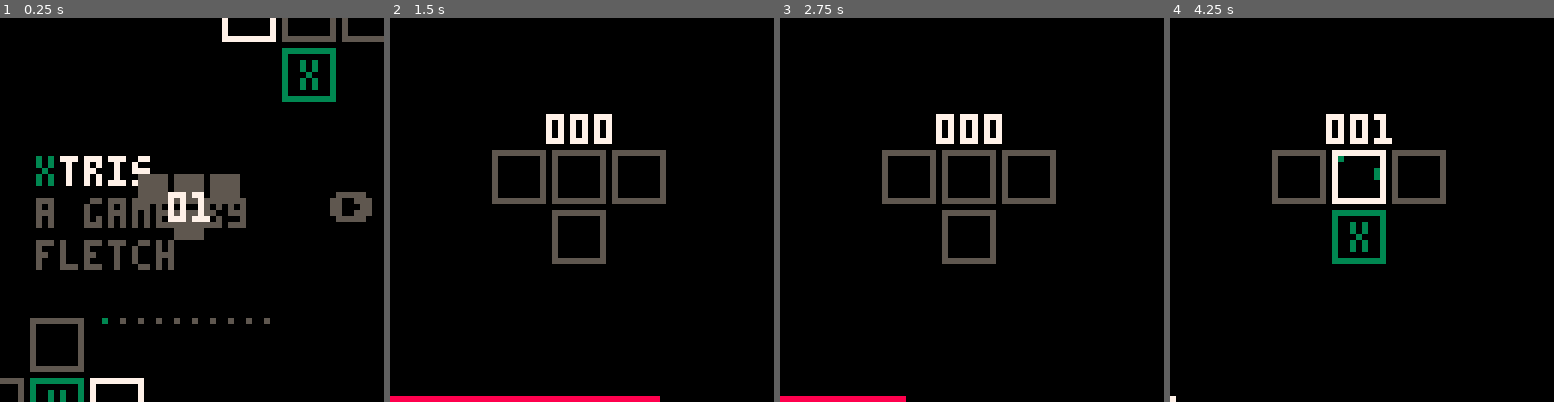
Above: before the commit, frames 1-4 (left to right).
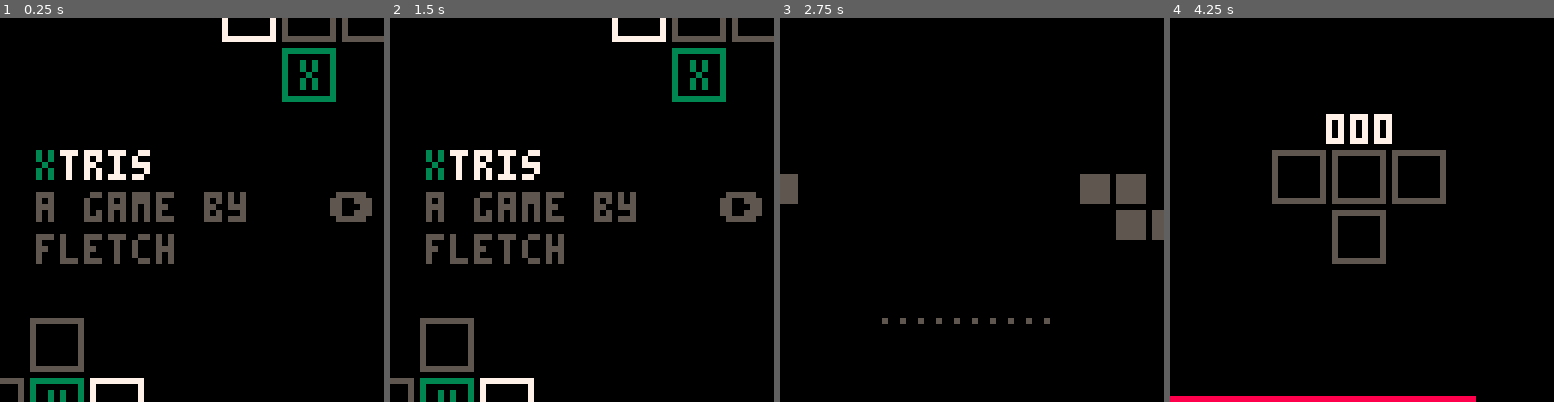
Above: after the commit, the same moments.

Repository: fletchmakes/xtris
Game: PICO-8 cartridge xtris.p8
The game is run twice, just before and just after one commit, with the same random seed, the same clock (stepped at 60 frames per second) and the same inputs.
Inputs:
- Up to frame 1 (0.25 s): no input
- Up to frame 2 (1.5 s): tap X (X key) at 0.33, 1.07 s; tap O (Z key) at 0.7 s
- Up to frame 3 (2.75 s): hold Right 1.6-2.1 s; tap O (Z key) at 1.7, 2.1, 2.5 s; tap X (X key) at 1.85 s; hold Up 2.15-2.42 s; hold Right from 2.47 s (still down)
- Up to frame 4 (4.25 s): tap O (Z key) every 0.4 s from 2.9 to 4.1 s; tap X (X key) at 2.97, 4.08 s; release Right at 3.03 s; hold Left 3.08-3.58 s; hold Down 3.63-3.97 s; hold Right from 4.02 s (still down)

The runs differ from the first frame. In frame 1, 6.2% of the frame differs, in the area x 9-71%, y 34-80%; in frame 2, 13%, in the area x 0-100%, y 0-100%; in frame 3, 7.2%; in frame 4, 3.3%.

Commit message:
start on sfx

Diff:
--- a/xtris.p8
+++ b/xtris.p8
@@ -20,6 +20,18 @@
 
 GAME_STATE = "MENU"
 
+-- key mapping
+k_left = 0
+k_right = 1
+k_up = 2
+k_down = 3
+k_confirm = 4
+
+-- sound mapping
+s_button = 0
+s_goal = 1
+s_confirm =2
+
 -->8
 -- lifecycle functions
 function _init()
@@ -62,13 +74,13 @@
     if (menu == nil) then
         -- initialize the menu
         menu = {}
-        menu.hovered_level = 1
-        menu.offset = 0 -- set this to 64 so we can display the title screen first
+        menu.hovered_level = 0
+        menu.offset = 0
         menu.transitioning = false
         menu.layout = {}
 
         for idx=1,#levels do
-            local top_left_x = 32 - ((levels[idx].cols * 6) / 2) + ((idx-1) * 64)
+            local top_left_x = 32 - ((levels[idx].cols * 6) / 2) + (idx * 64)
             local top_left_y = 32 - ((levels[idx].rows * 6) / 2)
 
             for tile_idx,tile in ipairs(levels[idx].tiles) do
@@ -85,13 +97,15 @@
     end
 
     if (not menu.transitioning) then
-        if (btnp(0) and menu.hovered_level > 0) then
+        if (btnp(k_left) and menu.hovered_level > 0) then
+            sfx(s_button)
             menu.transitioning = true
             easeManager.ease(menu, "offset", menu.offset, menu.offset - 64, 15, function()
                 menu.hovered_level -=1
                 menu.transitioning = false
             end)
-        elseif (btnp(1) and menu.hovered_level < #levels) then
+        elseif (btnp(k_right) and menu.hovered_level < #levels) then
+            sfx(s_button)
             menu.transitioning = true
             easeManager.ease(menu, "offset", menu.offset, menu.offset + 64, 15, function()
                 menu.hovered_level +=1
@@ -99,7 +113,8 @@
             end)
         end
 
-        if (btnp(4)) then
+        if (btnp(k_confirm) and menu.hovered_level > 0) then
+            sfx(s_confirm)
             load_level(levels[menu.hovered_level])
             GAME_STATE = "LOADING"
         end
@@ -110,7 +125,7 @@
     cls(0)
 
     -- draw the title screen
-    spr(0 - menu.offset, 0, 0, 8, 8)
+    spr(0, 0 - menu.offset, 0, 8, 8)
 
     -- draw the tiles
     for idx,tile in ipairs(menu.layout) do
@@ -121,28 +136,34 @@
         end
     end
 
-    -- lil dots to indicate which page we are on
-    local left_x = 32 - ((#levels * 3) / 2)
-    for i=1,#levels do
-        local color = 5
-        if (i == menu.hovered_level and not menu.transitioning) then
-           color = 3
-        end
-        pset(left_x + ((i-1)*3), 50, color)
-    end
-
-    -- show an indicator there are more levels this way
-    if (not menu.transitioning) then
-        if (menu.hovered_level > 1) then
-            print(chr(139), 2, 29, 5)
-        end
-
-        if (menu.hovered_level < #levels) then
-            print(chr(145), 55, 29, 5)
-        end
-
-        -- print level number
-        print(pad_num(menu.hovered_level, "level"), 28, 29, 7)
+    if (menu.hovered_level == 0) then
+
+    else
+        -- lil dots to indicate which page we are on
+        if (menu.offset > 63) then -- extreme hack but it works - don't show the pages on the menu screen
+            local left_x = 32 - ((#levels * 3) / 2)
+            for i=1,#levels do
+                local color = 5
+                if (i == menu.hovered_level and not menu.transitioning) then
+                    color = 3
+                end
+                pset(left_x + ((i-1)*3), 50, color)
+            end
+        end
+
+        -- show an indicator there are more levels this way
+        if (not menu.transitioning) then
+            if (menu.hovered_level > 0) then
+                print(chr(139), 2, 29, 5)
+            end
+
+            if (menu.hovered_level < #levels) then
+                print(chr(145), 55, 29, 5)
+            end
+
+            -- print level number
+            print(pad_num(menu.hovered_level, "level"), 28, 29, 7)
+        end
     end
 end
 
@@ -154,6 +175,7 @@
     if (loading_timer < 0) then
         GAME_STATE = "PLAYING"
         start_time = t()
+        elapsed_time = 0
     end
 end
 
@@ -190,7 +212,7 @@
         end
     end
 
-    if (btnp(4) and game_over) then
+    if (btnp(k_confirm) and game_over) then
         GAME_STATE = "MENU"
     end
 
@@ -202,18 +224,23 @@
     end
 
     -- if we haven't hit game end condition yet, we fall here
-    if (btnp(0) and check_left()) then -- left was pressed
+    if (btnp(k_left) and check_left()) then -- left was pressed
+        sfx(s_button)
         player_idx -= 1
-    elseif (btnp(1) and check_right()) then -- right was pressed
+    elseif (btnp(k_right) and check_right()) then -- right was pressed
+        sfx(s_button)
         player_idx += 1
-    elseif (btnp(2) and check_up()) then -- up was pressed
+    elseif (btnp(k_up) and check_up()) then -- up was pressed
+        sfx(s_button)
         player_idx -= current_level.cols
-    elseif (btnp(3) and check_down()) then -- down was pressed
+    elseif (btnp(k_down) and check_down()) then -- down was pressed
+        sfx(s_button)
         player_idx += current_level.cols
     end
 
     -- check to see if we've hit the goal
     if (player_idx == goal_idx) then
+        sfx(s_goal)
         points += 1
         while (goal_idx == player_idx or tiles[goal_idx] == "EMPTY") do
             goal_idx = rnd(#tiles)\1 + 1
@@ -405,6 +432,15 @@
         cols = 3,
         start = 2,
         tiles = {
+            true, true , false,
+            false, true, true,
+        }
+    },
+    {
+        rows = 2,
+        cols = 3,
+        start = 2,
+        tiles = {
             true, true , true,
             true, false, true,
         }
@@ -449,6 +485,29 @@
             false, true , false,
             true , true , true ,
             true , false, false,
+        }
+    },
+    {
+        rows = 5,
+        cols = 3,
+        start = 8,
+        tiles = {
+            true, true , true,
+            true, false, true,
+            true, true, true,
+            true, false, true,
+            true, true, true,
+        }
+    },
+    {
+        rows = 4,
+        cols = 3,
+        start = 5,
+        tiles = {
+            true, false , true,
+            true, true, true,
+            true, true, true,
+            false, true, false,
         }
     },
     {
@@ -463,42 +522,6 @@
             true, true, true, false, false, false,
         }
     },
-    {
-        rows = 5,
-        cols = 3,
-        start = 8,
-        tiles = {
-            true, true , true,
-            true, false, true,
-            true, true, true,
-            true, false, true,
-            true, true, true,
-        }
-    },
-    {
-        rows = 5,
-        cols = 3,
-        start = 2,
-        tiles = {
-            true, true , false,
-            true, false, true,
-            true, true, true,
-            true, false, true,
-            true, true, false,
-        }
-    },
-    {
-        rows = 5,
-        cols = 5,
-        start = 8,
-        tiles = {
-            true, true, false, true, true,
-            true, true, true, true, true,
-            true, true, true, true, true,
-            false, true, true, true, false,
-            false, false, true, false, false,
-        }
-    }
 }
 
 
Not shown, changed: 23 lines of the sprite sheet (__gfx__) section of xtris.p8
Not shown, changed: the thumbnail (__label__) section of xtris.p8
Not shown, changed: the sound effects (__sfx__) section of xtris.p8
Not shown, changed: assets/spritesheet.aseprite
Not shown, changed: assets/spritesheet.png
Not shown, changed: assets/xtris-title-screen.aseprite
Not shown, changed: assets/xtris-title-screen.png
